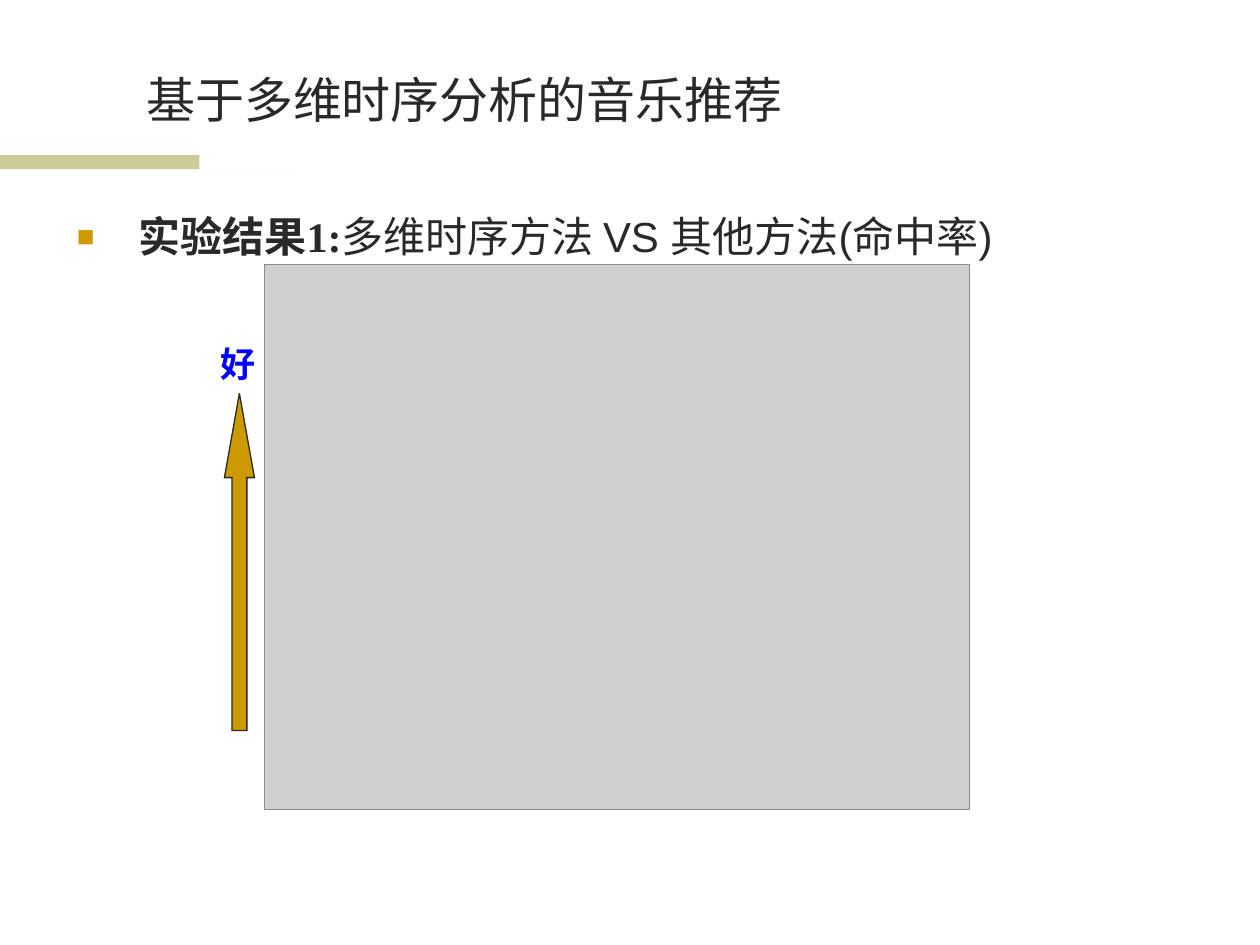
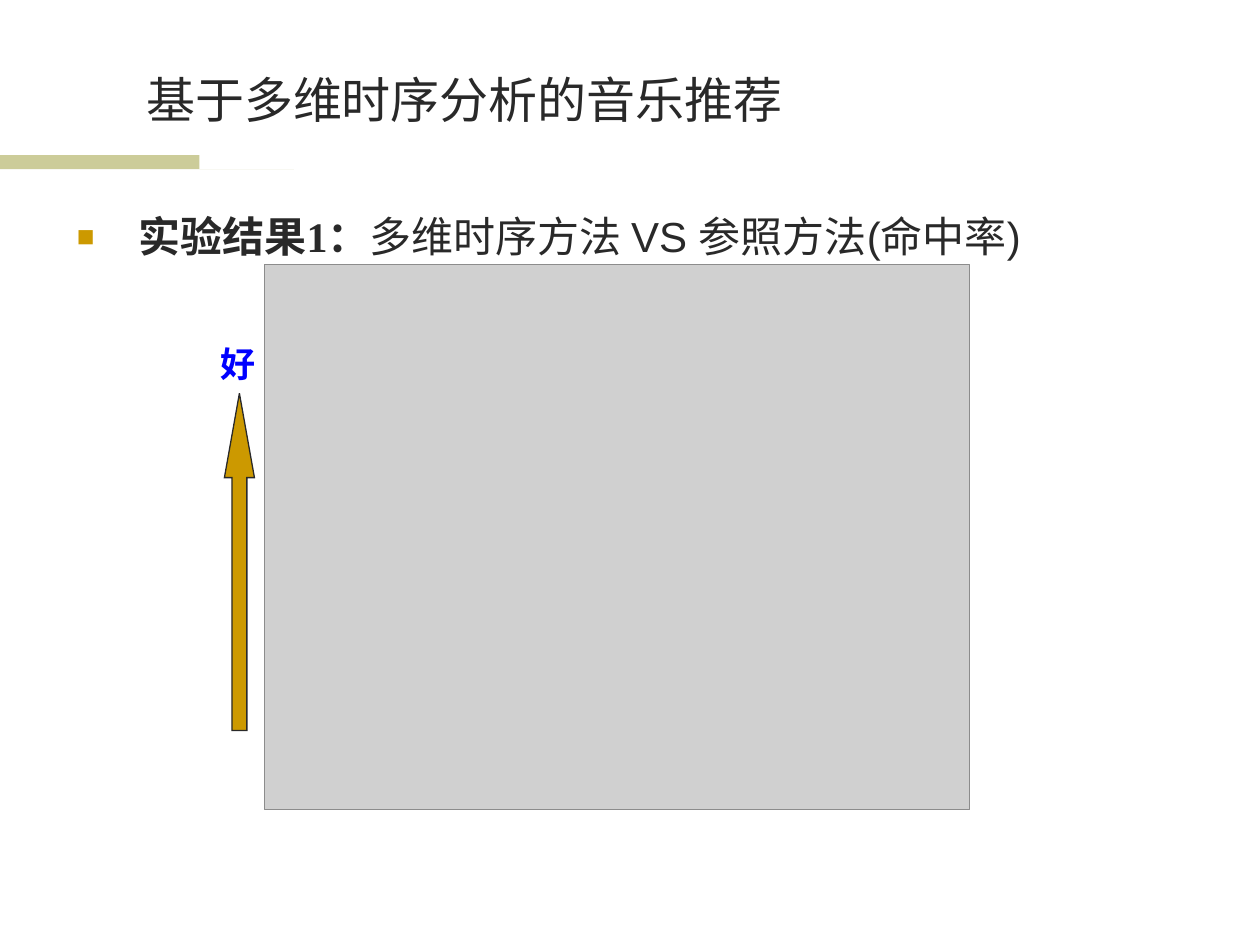
Before and after one commit to wwssttt/NJUThesis, a slide deck: slide 13 of ppt/一种基于时间序列分析的个性化音乐推荐系统及其实现.ppt. Drawn at 1260x945 pixels with LibreOffice and Linux fonts; fonts in the diff are those of the drawing; grey boxes stand for pictures; background and template pictures are left out. Boxes give left, top, right and bottom in pixels: in the first picture for what was removed or moved away, otherwise in the second. Text is boxed around its words. In the diff, an @@ line names an element or a change of style, - is before the commit and + after.

```diff
--- a/ppt/一种基于时间序列分析的个性化音乐推荐系统及其实现.ppt
+++ b/ppt/一种基于时间序列分析的个性化音乐推荐系统及其实现.ppt
@@ text at (139,216,1021,261): text changed @@
-■ 实验结果1:多维时序方法 VS 其他方法(命中率)
+■ 实验结果1：多维时序方法 VS 参照方法(命中率)
```
Also in this commit, not shown: 12 other slides changed.
